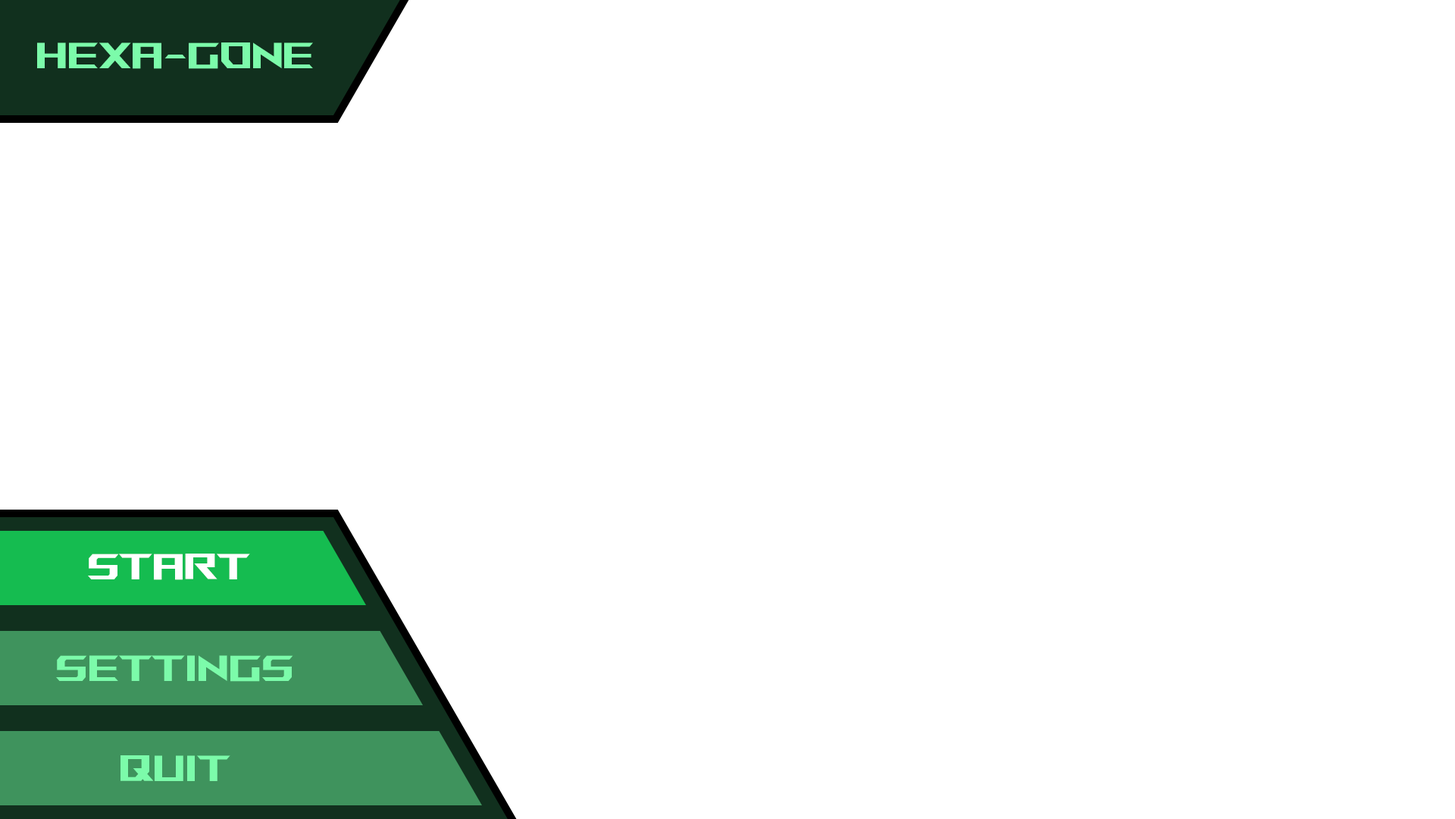
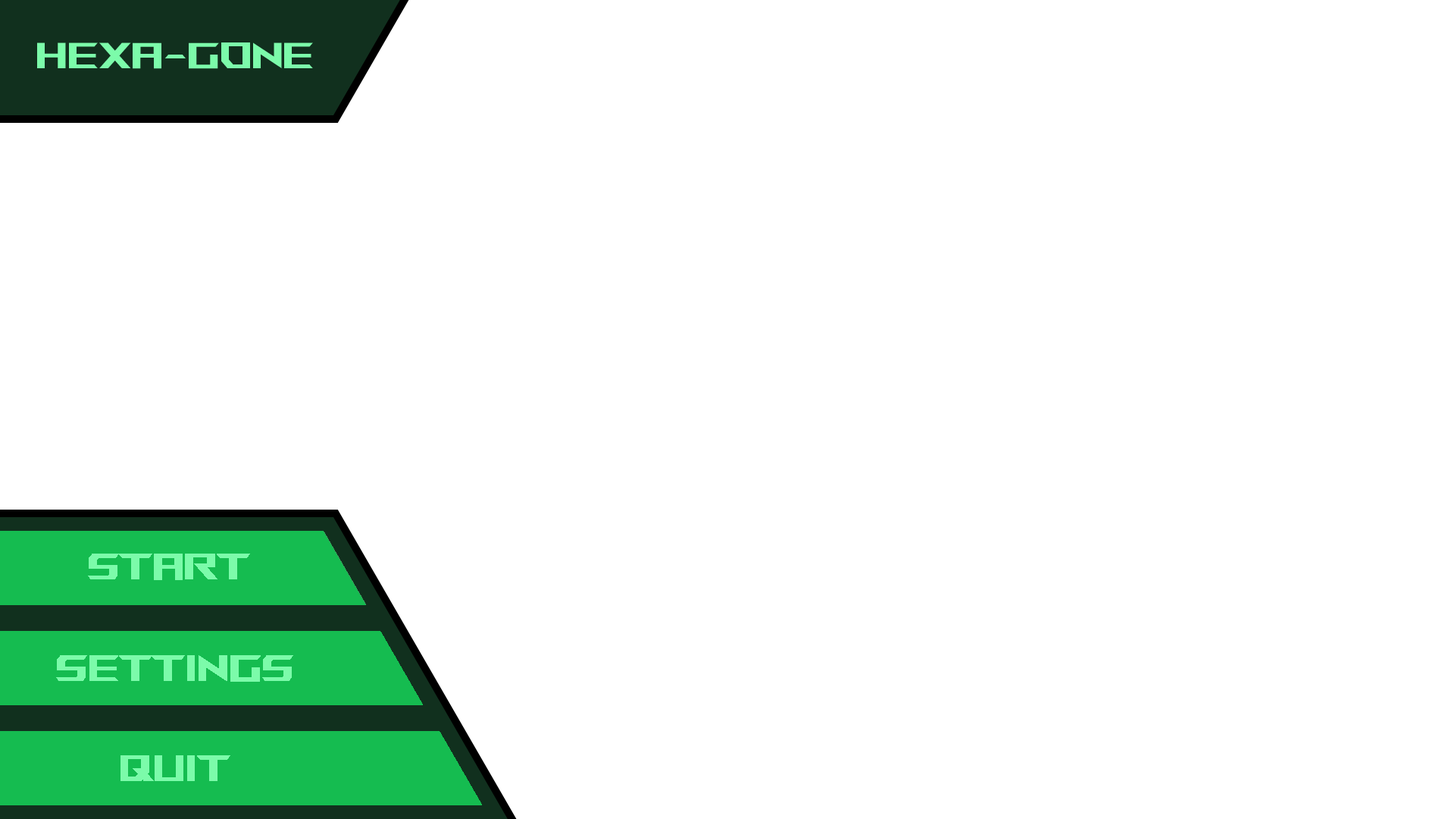
Two versions of the same layered image (1455x819). Layer-by-layer changes:
painted on "Quit" over (120, 754, 231, 781)
painted on "Settings" over (56, 654, 294, 682)
painted on "Start" over (87, 553, 251, 580)
removed layer "Rectangle 1 copy 5" over (0, 730, 483, 805)
removed layer "Rectangle 1 copy 4" over (0, 630, 423, 705)
removed layer "Rectangle 1" over (87, 530, 367, 605)
added layer "Quit Button Highlighted" above "Quit Button" over (0, 730, 483, 805)
added layer "Quit Button" above "Settings Button Highlighted" over (0, 730, 483, 805)
added layer "Settings Button Highlighted" above "Settings Button" over (0, 630, 423, 705)
added layer "Settings Button" above "Start Button Highlighted" over (0, 630, 423, 705)
added layer "Start Button Highlighted" above "Start Button" over (87, 530, 367, 605)
added layer "Start Button" above "Polygon 1 copy" over (87, 530, 367, 605)
